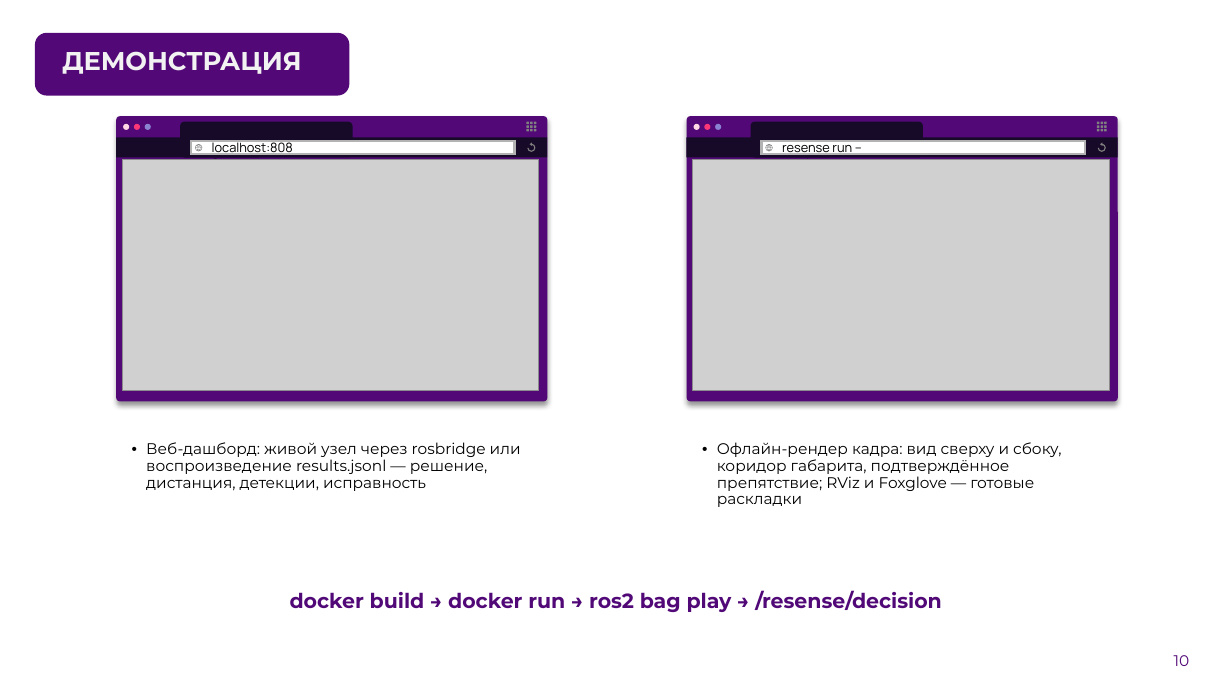
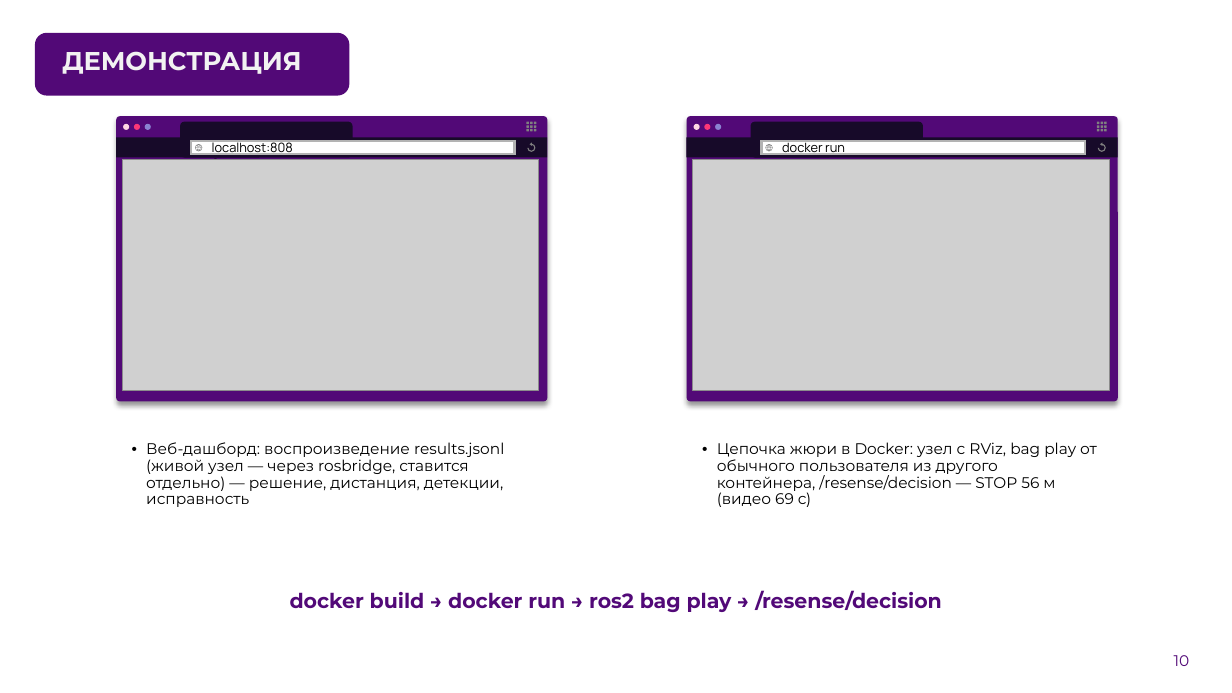
Before and after one commit to pmixay/ReSense, a slide deck: slide 10 of docs/presentation/ReSense_LCT2026.pptx. Drawn at 1232x693 pixels with LibreOffice and Linux fonts; fonts in the diff are those of the drawing; grey boxes stand for pictures; background and template pictures are left out. Boxes give left, top, right and bottom in pixels: in the first picture for what was removed or moved away, otherwise in the second. Text is boxed around its words. In the diff, an @@ line names an element or a change of style, - is before the commit and + after.

```diff
--- a/docs/presentation/ReSense_LCT2026.pptx
+++ b/docs/presentation/ReSense_LCT2026.pptx
@@ text at (782,142,845,160): text changed @@
-resense run --render
+docker run resense
@@ text at (146,442,504,507): text changed @@
-• Веб-дашборд: живой узел через rosbridge или воспроизведение results.jsonl — решение, дистанция, детекции, исправность
+• Веб-дашборд: воспроизведение results.jsonl (живой узел — через rosbridge, ставится отдельно) — решение, дистанция, детекции, исправность
@@ text at (717,442,1097,507): text changed @@
-• Офлайн-рендер кадра: вид сверху и сбоку, коридор габарита, подтверждённое препятствие; RViz и Foxglove — готовые раскладки
+• Цепочка жюри в Docker: узел с RViz, bag play от обычного пользователя из другого контейнера, /resense/decision — STOP 56 м (видео 69 с)
```
Also in this commit, not shown: 6 other slides changed, 29 other files.
